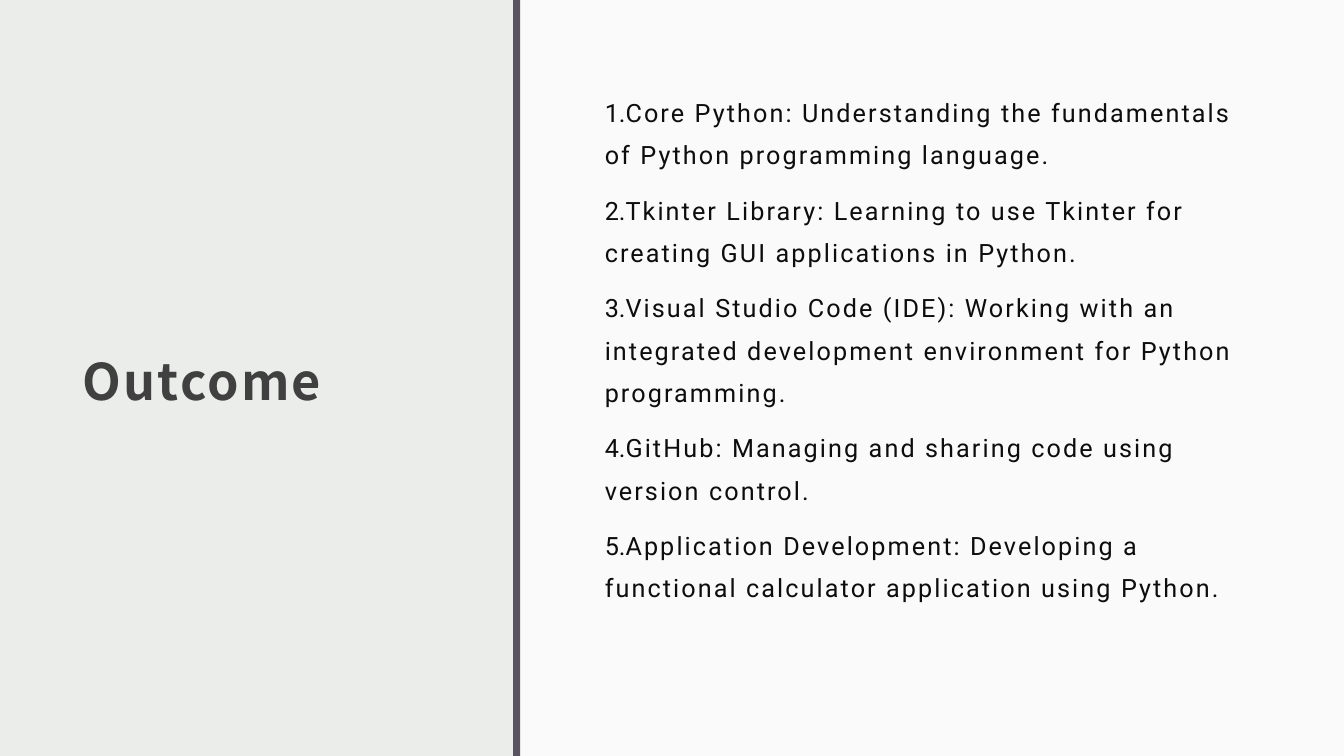
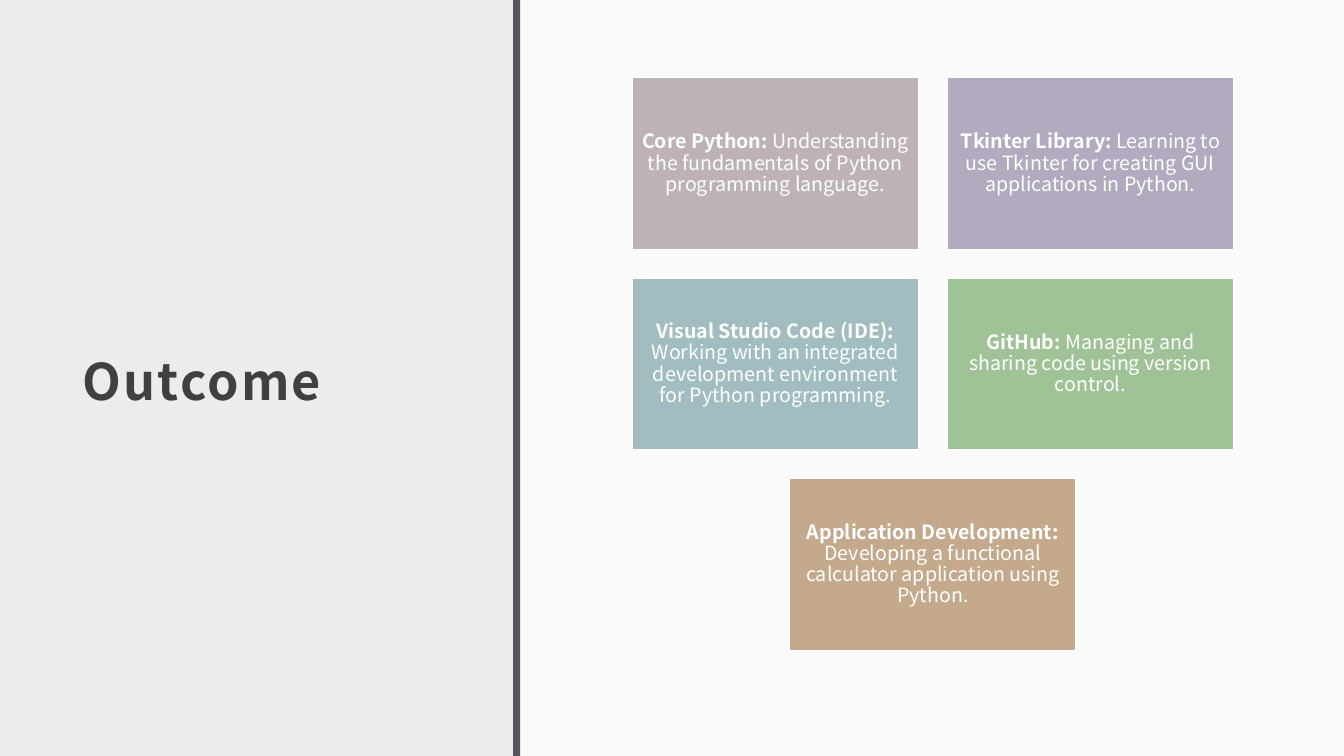
Before and after one commit to deewanker/Calculator, a slide deck: slide 7 of Calculator using Tkinter.pptx (slide 5 before the commit). Drawn at 1344x756 pixels with LibreOffice and Linux fonts; fonts in the diff are those of the drawing. Boxes give left, top, right and bottom in pixels: in the first picture for what was removed or moved away, otherwise in the second. Text is boxed around its words. In the diff, an @@ line names an element or a change of style, - is before the commit and + after.

```diff
--- a/Calculator using Tkinter.pptx
+++ b/Calculator using Tkinter.pptx
@@ rectangle added at (0,0,1344,756), fill #EBEDEB @@
@@ rectangle added at (514,0,1344,756), fill #FFFFFF at 75% opacity @@
@@ text removed at (605,103,1230,603) @@
-1. Core Python: Understanding the fundamentals of Python programming language.
-2. Tkinter Library: Learning to use Tkinter for creating GUI applications in Python.
-3. Visual Studio Code (IDE): Working with an integrated development environment for Python programming.
-4. GitHub: Managing and sharing code using version control.
-5. Application Development: Developing a functional calculator application using Python.
@@ group added at (632,78,1234,650): 5 rectangles, 5 texts @@
+Core Python: Understanding the fundamentals of Python programming language.
+Tkinter Library: Learning to use Tkinter for creating GUI applications in Python.
+Visual Studio Code (IDE): Working with an integrated development environment for Python programming.
+GitHub: Managing and sharing code using version control.
+Application Development: Developing a functional calculator application using Python.
```
Also in this commit, not shown: 3 other slides changed, 2 slides added.
